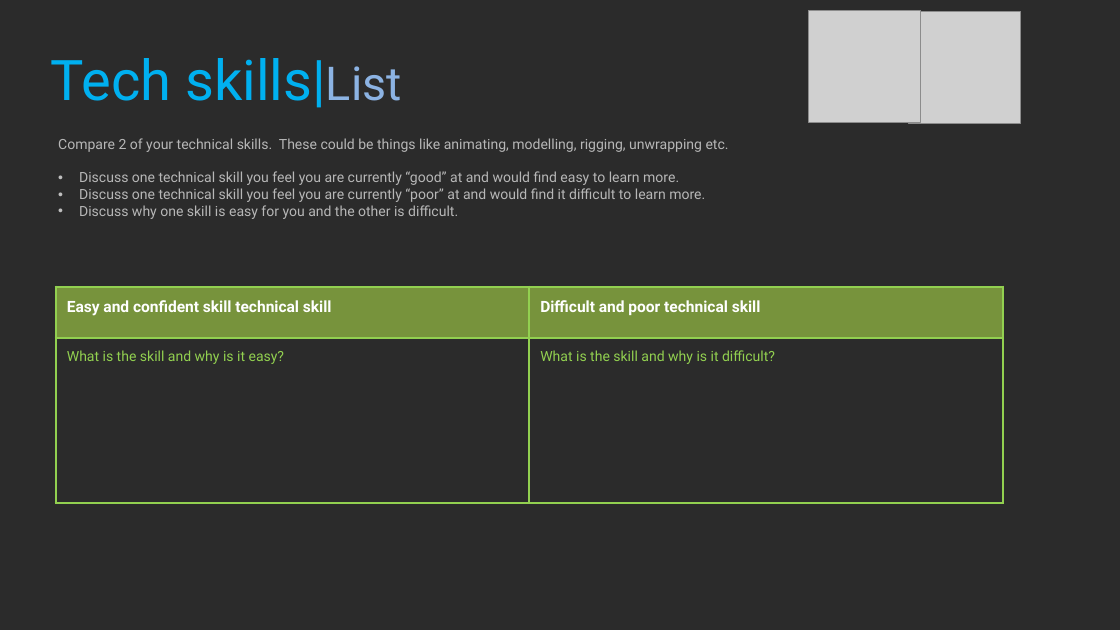
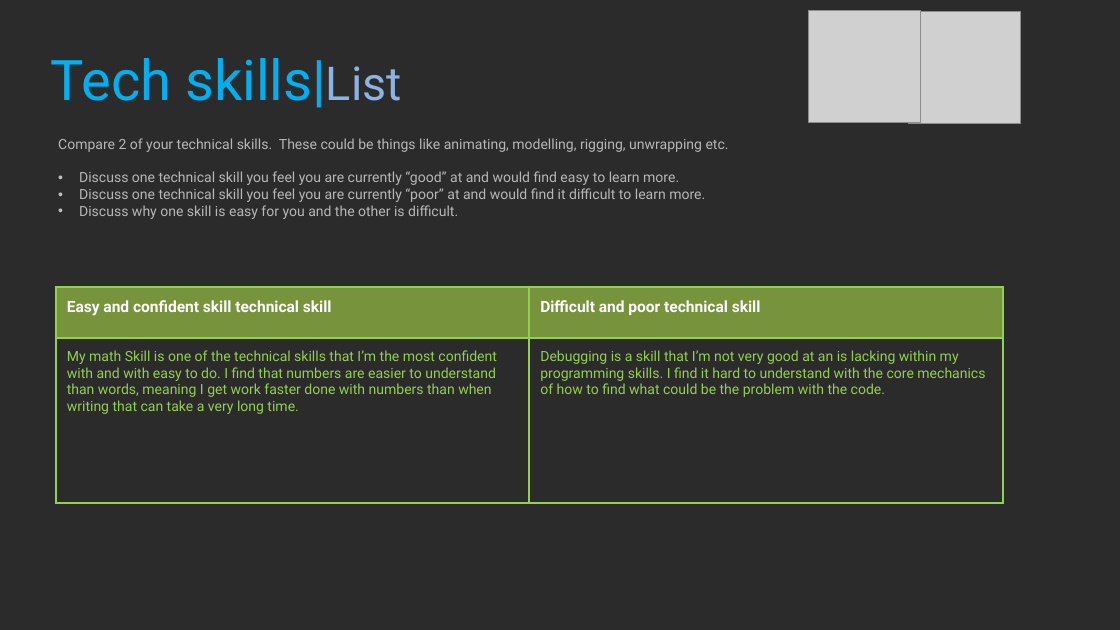
Before and after one commit to Ryszarder/ProfessionalStudies, a slide deck: slide 18 of 2021_Professional_Studies_1_BlakePeck.pptx. Drawn at 1120x630 pixels with LibreOffice and Linux fonts; fonts in the diff are those of the drawing; grey boxes stand for pictures; background and template pictures are left out; a plain dark background stands for a picture behind light text. Boxes give left, top, right and bottom in pixels: in the first picture for what was removed or moved away, otherwise in the second. Text is boxed around its words. In the diff, an @@ line names an element or a change of style, - is before the commit and + after.

```diff
--- a/2021_Professional_Studies_1_BlakePeck.pptx
+++ b/2021_Professional_Studies_1_BlakePeck.pptx
@@ table at <box>56,287,1004,503</box> @@
-row 2, column 1: What is the skill and why is it easy?
+row 2, column 1: My math Skill is one of the technical skills that I’m the most confident with and with easy to do. I find that numbers are easier to understand than words, meaning I get work faster done with numbers than when writing that can take a very long time.
-row 2, column 2: What is the skill and why is it difficult?
+row 2, column 2: Debugging is a skill that I’m not very good at an is lacking within my programming skills. I find it hard to understand with the core mechanics of how to find what could be the problem with the code.
```
Also in this commit, not shown: 11 other slides changed.
